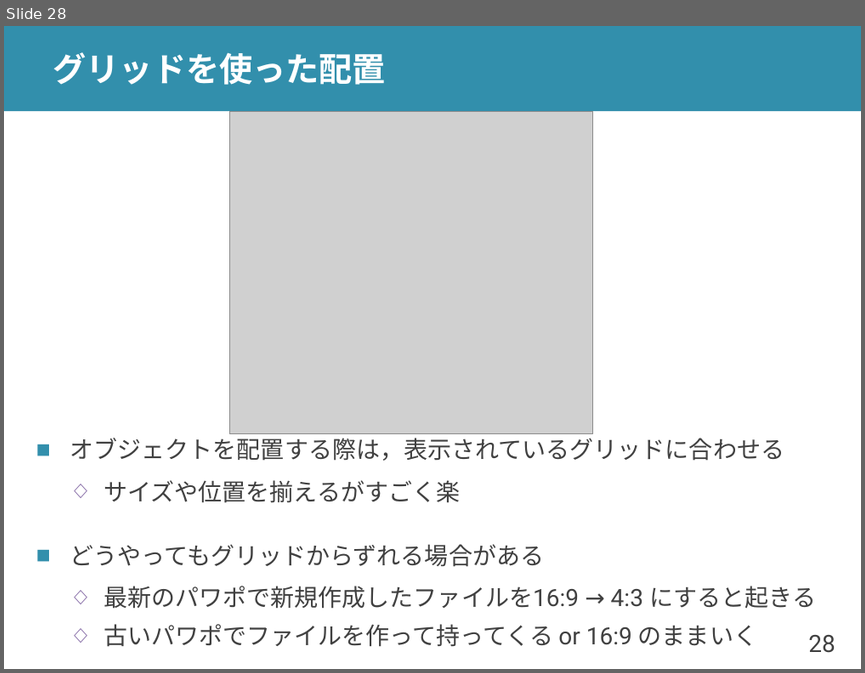
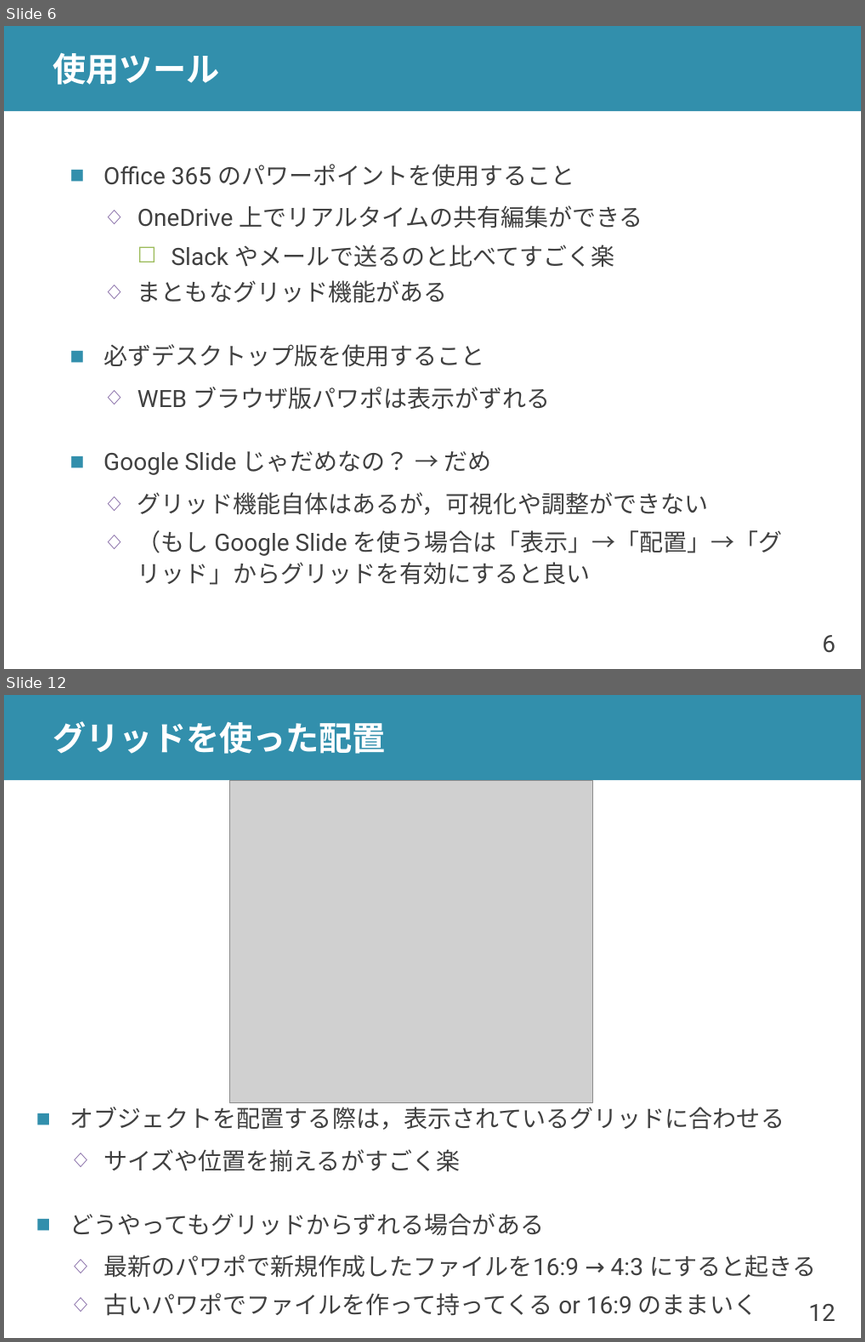
Before and after one commit to shioya-lab/how-to, a slide deck: slide.pptx. Shown one above the other, each under a label of ours: slide 28 before the commit, slides 6 and 12 after it; the slides between them are not shown. The pictures are 865x673 and 865x1342 pixels, drawn with LibreOffice and Linux fonts; fonts in the diff are those of the drawing; grey boxes stand for pictures. Boxes give left, top, right and bottom in pixels: in the first picture for what was removed or moved away, otherwise in the second. Text is boxed around its words. In the diff, an @@ line names an element or a change of style, - is before the commit and + after.

```diff
--- a/slide.pptx
+++ b/slide.pptx
@@ slide 6 added at (4, 26, 861, 669), background #FFFFFF; not listed: 2 template elements that a slide beside it also shows @@
@@ title added at (53, 52, 220, 85), 28 pt, text #FFFFFF, bold @@
+使用ツール
@@ text added at (103, 164, 783, 584), 20 pt, text #404040 @@
+■ Office 365 のパワーポイントを使用すること
+  ◇ OneDrive 上でリアルタイムの共有編集ができる
+    ☐ Slack やメールで送るのと比べてすごく楽
+  ◇ まともなグリッド機能がある
+■ 必ずデスクトップ版を使用すること
+  ◇ WEB ブラウザ版パワポは表示がずれる
+■ Google Slide じゃだめなの？ → だめ
+  ◇ グリッド機能自体はあるが，可視化や調整ができない
+  ◇ （もし Google Slide を使う場合は「表示」→「配置」→「グリッド」からグリッドを有効にすると良い
@@ what was slide 28 is now slide 12 @@
@@ page number at (808, 1304, 834, 1321): text changed @@
-28
+12
```
Also in this commit, not shown: 13 slides changed, 5 other slides added, 1 other file.
